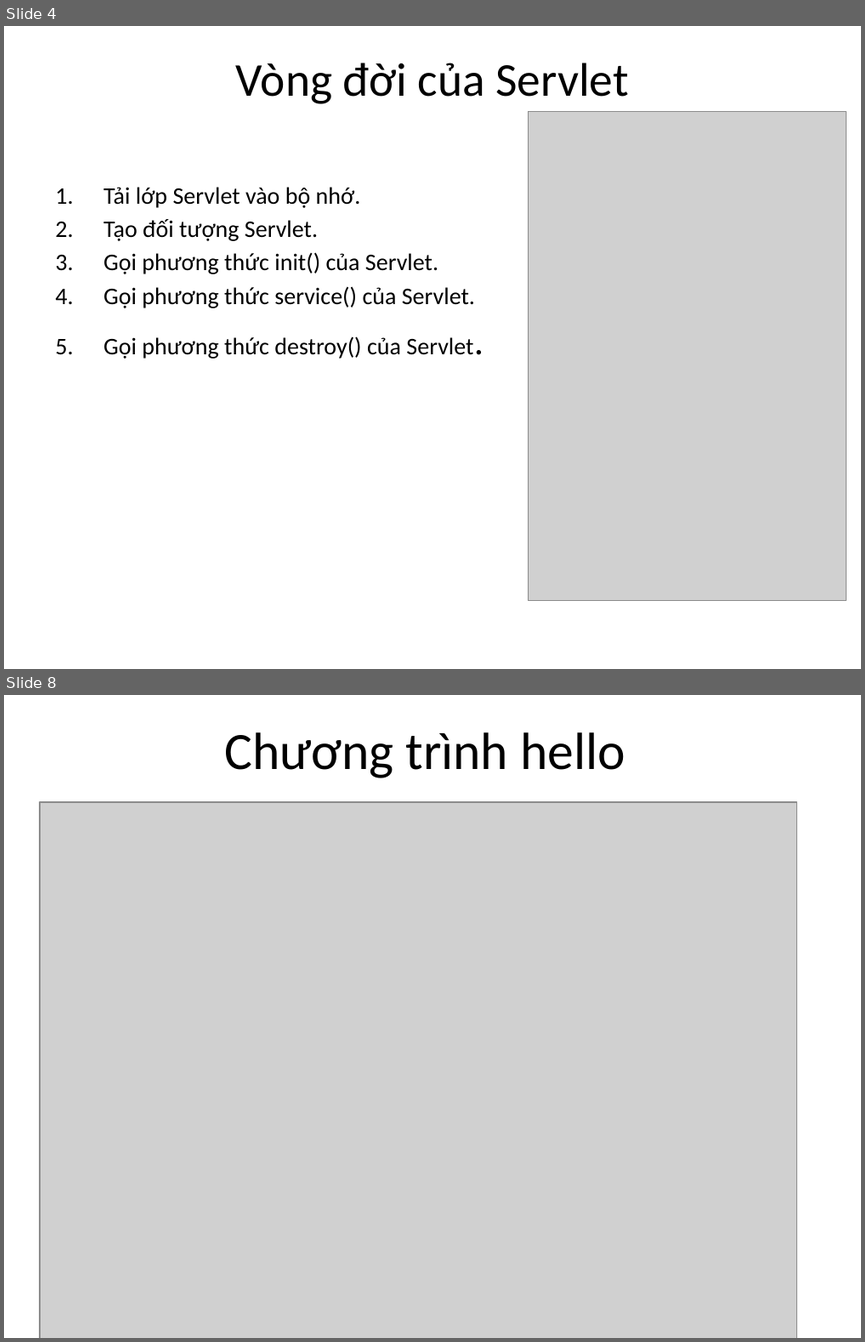
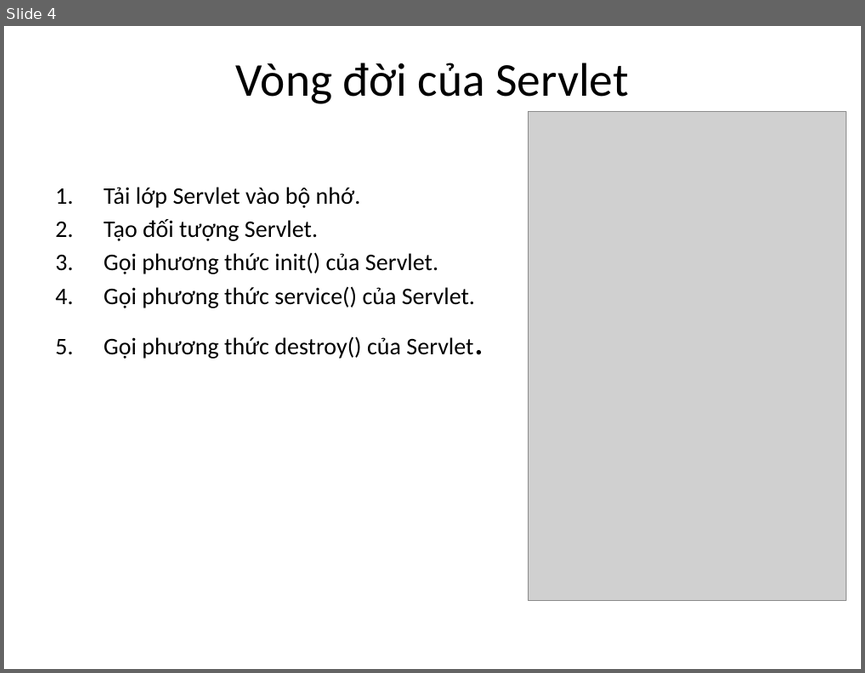
Before and after one commit to daihieptn97/JSP, a slide deck: .Tai lieu/Servlet.pptx. Shown one above the other, each under a label of ours: slides 4 and 8 before the commit, slide 4 after it; the slides between them are not shown. The pictures are 865x1342 and 865x673 pixels, drawn with LibreOffice and Linux fonts; fonts in the diff are those of the drawing; grey boxes stand for pictures. Boxes give left, top, right and bottom in pixels: in the first picture for what was removed or moved away, otherwise in the second. Text is boxed around its words. In the diff, an @@ line names an element or a change of style, - is before the commit and + after.

```diff
--- a/.Tai lieu/Servlet.pptx
+++ b/.Tai lieu/Servlet.pptx
@@ slide 8 removed at [4,695,861,1338], background #FFFFFF @@
@@ title removed at [224,732,625,778] @@
-Chương trình hello
@@ picture removed at [40,802,796,1338] @@
```
Also in this commit, not shown: 6 other slides removed, 32 other files.
